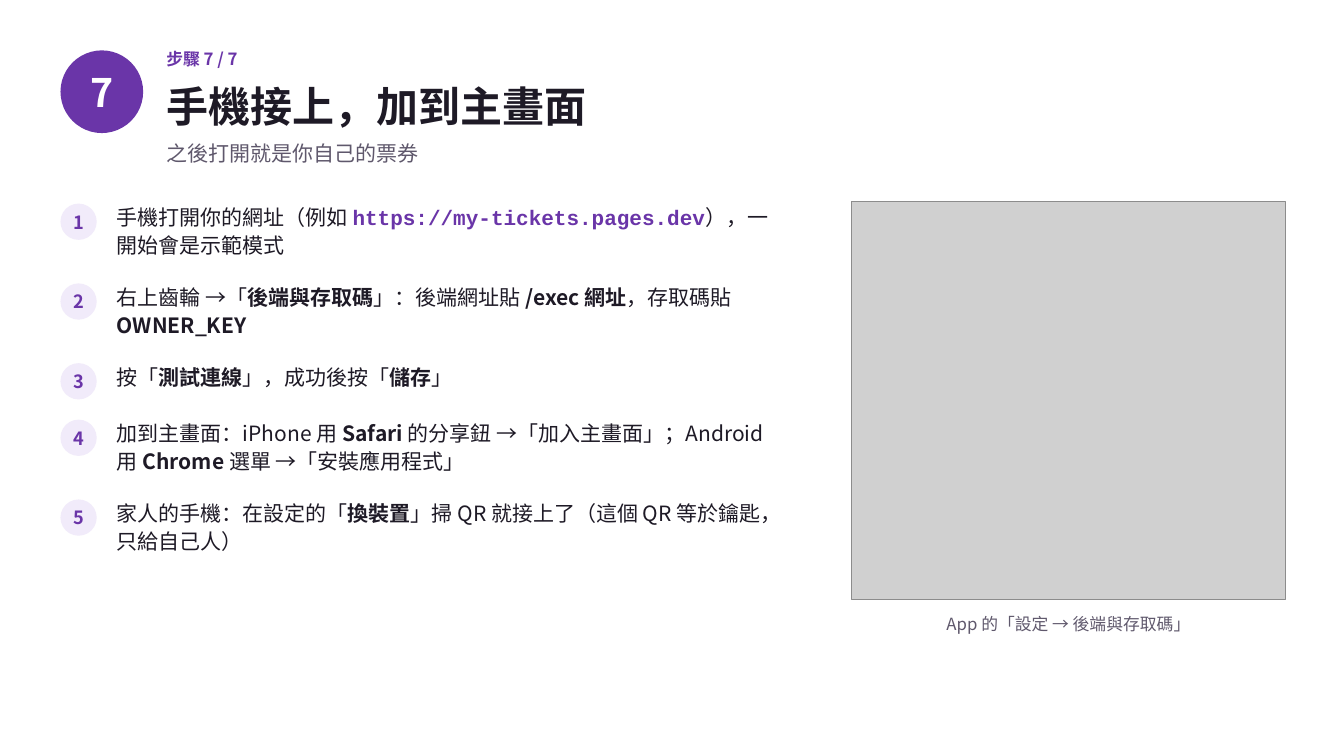
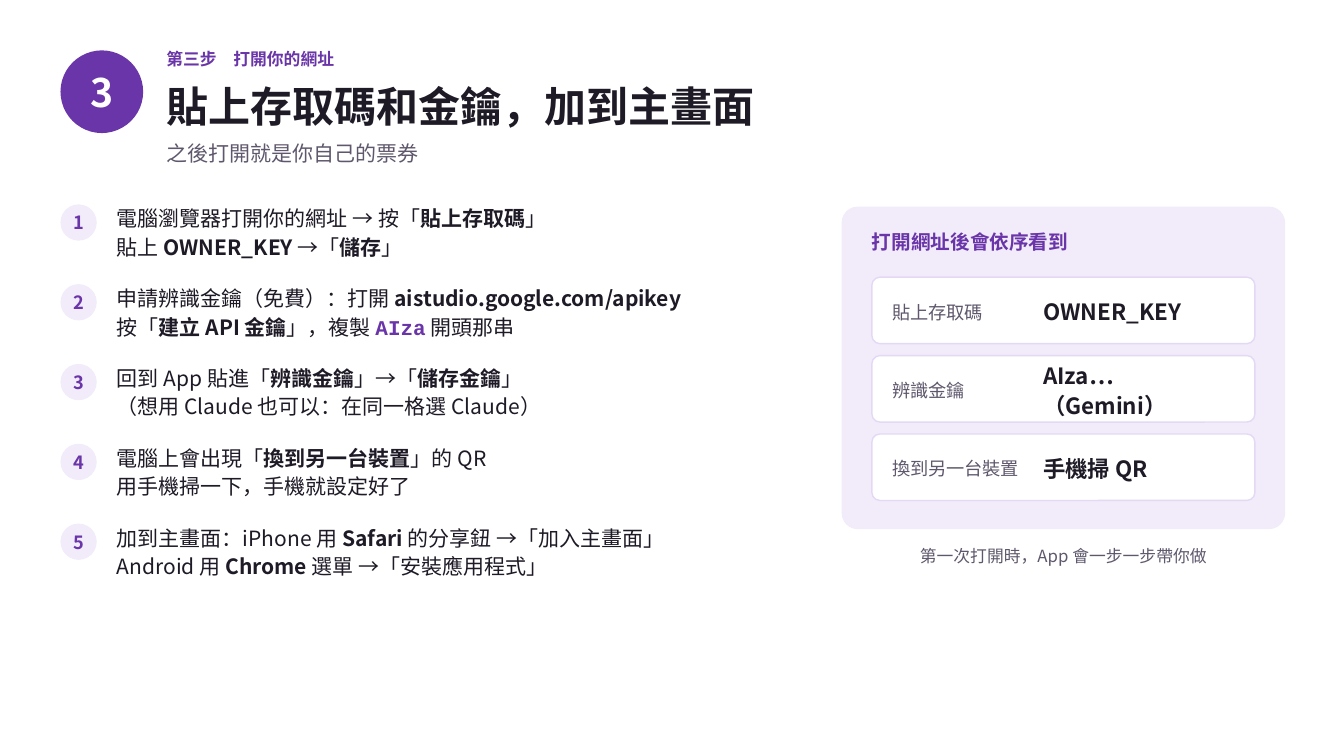
Before and after one commit to ktt823/ticket-wallet-kit, a slide deck: slide 8 of 票券-自己架一套/安裝說明.pptx (slide 10 before the commit). Drawn at 1344x756 pixels with LibreOffice and Linux fonts; fonts in the diff are those of the drawing; grey boxes stand for pictures. Boxes give left, top, right and bottom in pixels: in the first picture for what was removed or moved away, otherwise in the second. Text is boxed around its words. In the diff, an @@ line names an element or a change of style, - is before the commit and + after.

```diff
--- a/票券-自己架一套/安裝說明.pptx
+++ b/票券-自己架一套/安裝說明.pptx
@@ text at <box>166,50,334,67</box>: text changed @@
-步驟 7 / 7
+第三步 打開你的網址
@@ text at <box>90,77,113,108</box>: text changed @@
-7
+3
@@ text at <box>166,86,754,128</box>: text changed @@
-手機接上，加到主畫面
+貼上存取碼和金鑰，加到主畫面
@@ text at <box>117,208,546,259</box>: text changed; font Courier New to Noto Sans CJK TC; text colour #6A35A8 to #1E1A26; bold off @@
-手機打開你的網址（例如 https://my-tickets.pages.dev），一開始會是示範模式
+電腦瀏覽器打開你的網址 → 按「貼上存取碼」
+貼上 OWNER_KEY →「儲存」
@@ rounded rectangle added at <box>842,207,1286,529</box>, fill #F1EBFA @@
@@ picture removed at <box>852,202,1286,600</box> @@
@@ text added at <box>872,232,1068,251</box>, 14 pt, text #6A35A8, bold @@
+打開網址後會依序看到
@@ text at <box>117,288,682,337</box>: text changed @@
-右上齒輪 →「後端與存取碼」：後端網址貼 /exec 網址，存取碼貼 OWNER_KEY
+申請辨識金鑰（免費）：打開 aistudio.google.com/apikey
+按「建立 API 金鑰」，複製 AIza 開頭那串
@@ rounded rectangle added at <box>872,277,1255,344</box>, fill #FFFFFF, outline #E4D9F5 1 pt @@
@@ text added at <box>892,303,983,321</box>, 13 pt, text #5F586C @@
+貼上存取碼
@@ text added at <box>1043,303,1181,324</box>, 16 pt, text #1E1A26, bold @@
+OWNER_KEY
@@ rounded rectangle added at <box>872,356,1255,422</box>, fill #FFFFFF, outline #E4D9F5 1 pt @@
@@ text at <box>117,368,542,416</box>: text changed @@
-按「測試連線」，成功後按「儲存」
+回到 App 貼進「辨識金鑰」→「儲存金鑰」
+（想用 Claude 也可以：在同一格選 Claude）
@@ text added at <box>892,381,965,399</box>, 13 pt, text #5F586C @@
+辨識金鑰
@@ text added at <box>1043,367,1166,416</box>, 16 pt, text #1E1A26, bold @@
+AIza…（Gemini）
@@ 2 texts, 2 ellipses: place and size @@
-2 texts, 2 ellipses at <box>60,419,97,536</box>
+2 texts, 2 ellipses at <box>60,444,97,560</box>
@@ text added at <box>117,448,487,496</box>, 15 pt, text #1E1A26 @@
+電腦上會出現「換到另一台裝置」的 QR
+用手機掃一下，手機就設定好了
@@ rounded rectangle added at <box>872,435,1255,501</box>, fill #FFFFFF, outline #E4D9F5 1 pt @@
@@ text added at <box>892,459,1019,477</box>, 13 pt, text #5F586C @@
+換到另一台裝置
@@ text added at <box>1043,458,1147,482</box>, 16 pt, text #1E1A26, bold @@
+手機掃 QR
@@ text removed at <box>117,503,782,551</box> @@
-家人的手機：在設定的「換裝置」掃 QR 就接上了（這個 QR 等於鑰匙，只給自己人）
@@ text at <box>117,528,664,576</box>: text changed @@
-加到主畫面：iPhone 用 Safari 的分享鈕 →「加入主畫面」；Android 用 Chrome 選單 →「安裝應用程式」
+加到主畫面：iPhone 用 Safari 的分享鈕 →「加入主畫面」
+Android 用 Chrome 選單 →「安裝應用程式」
@@ text at <box>920,548,1206,566</box>: text changed @@
-App 的「設定 → 後端與存取碼」
+第一次打開時，App 會一步一步帶你做
```
Also in this commit, not shown: 10 other slides changed, 2 slides removed, 8 other files.
